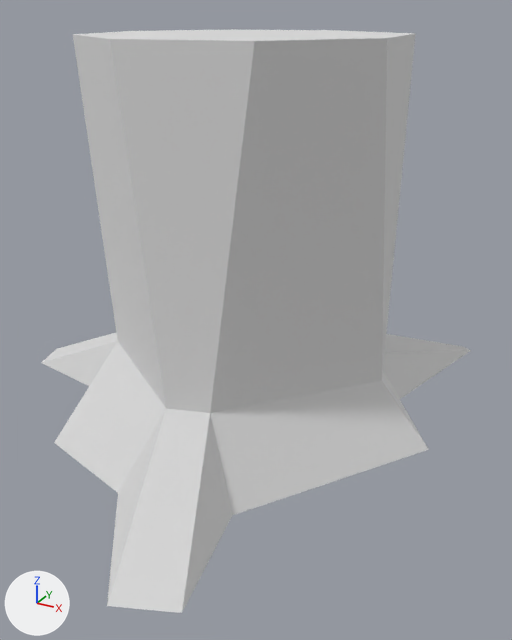
The glTF model public/models/stump-small.glb: old version first, new version second.
The view is the same before and after, from a 50 mm lens placed at (0.49, -0.846, 0.59), pointed at (0.026, -0.001, 0.168). The lights are fixed; the arrows at lower left show +X, +Y and +Z. Where no turn or scale is listed for an object, it has been applied to the vertices.

Names of what the first picture shows: 'stump-small'.
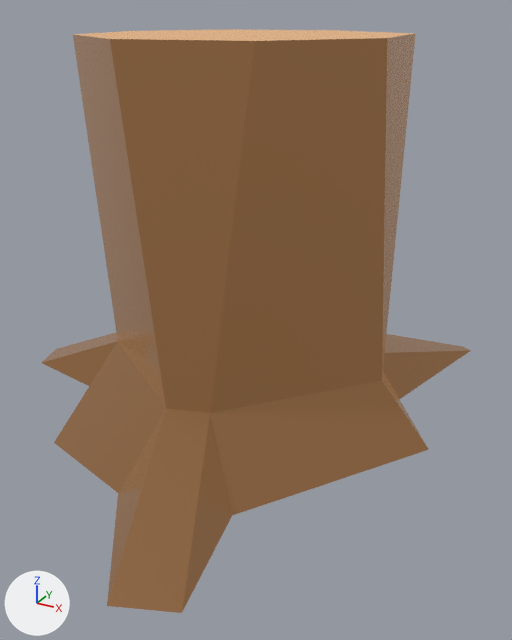
Pixel boxes [x1, y1, x2, y2] of what changed, in the pictures (512 x 640 px):
'stump-small', recoloured (grey to brown): [41, 29, 471, 613] in both

The change, as a diff of the scene's bpy script:
```diff
--- a/public/models/stump-small.glb.py
+++ b/public/models/stump-small.glb.py
@@ img_base @@
+img_base = load_image('base', '_unpacked/base', 1024, 1024, 'sRGB')
@@ mat_lowpoly_colors_001 @@
+mat_lowpoly_colors_001 = bpy.data.materials.new('LOWPOLY-COLORS.001')
+# uses the picture img_base
@@ me_stump_small @@
 me_stump_small.from_pydata(...)  # 42 vertices, 80 faces; spans x -0.427..0.289, y -0.415..0.419, z -0.002..0.56
-me_stump_small.materials.append(mat_lowpoly_colors)  # white #e7e7e7
+me_stump_small.materials.append(mat_lowpoly_colors_001)
```
